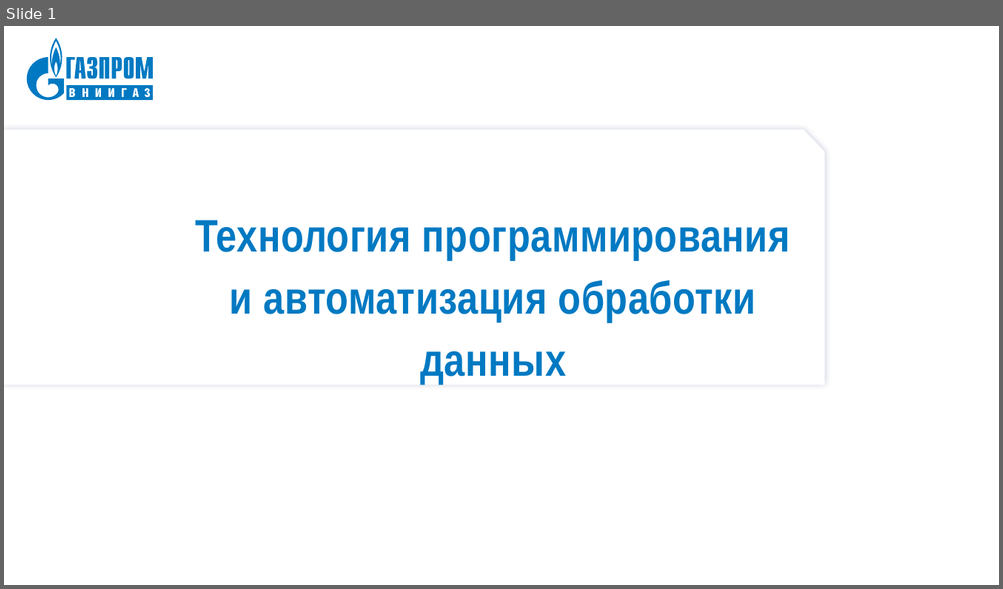
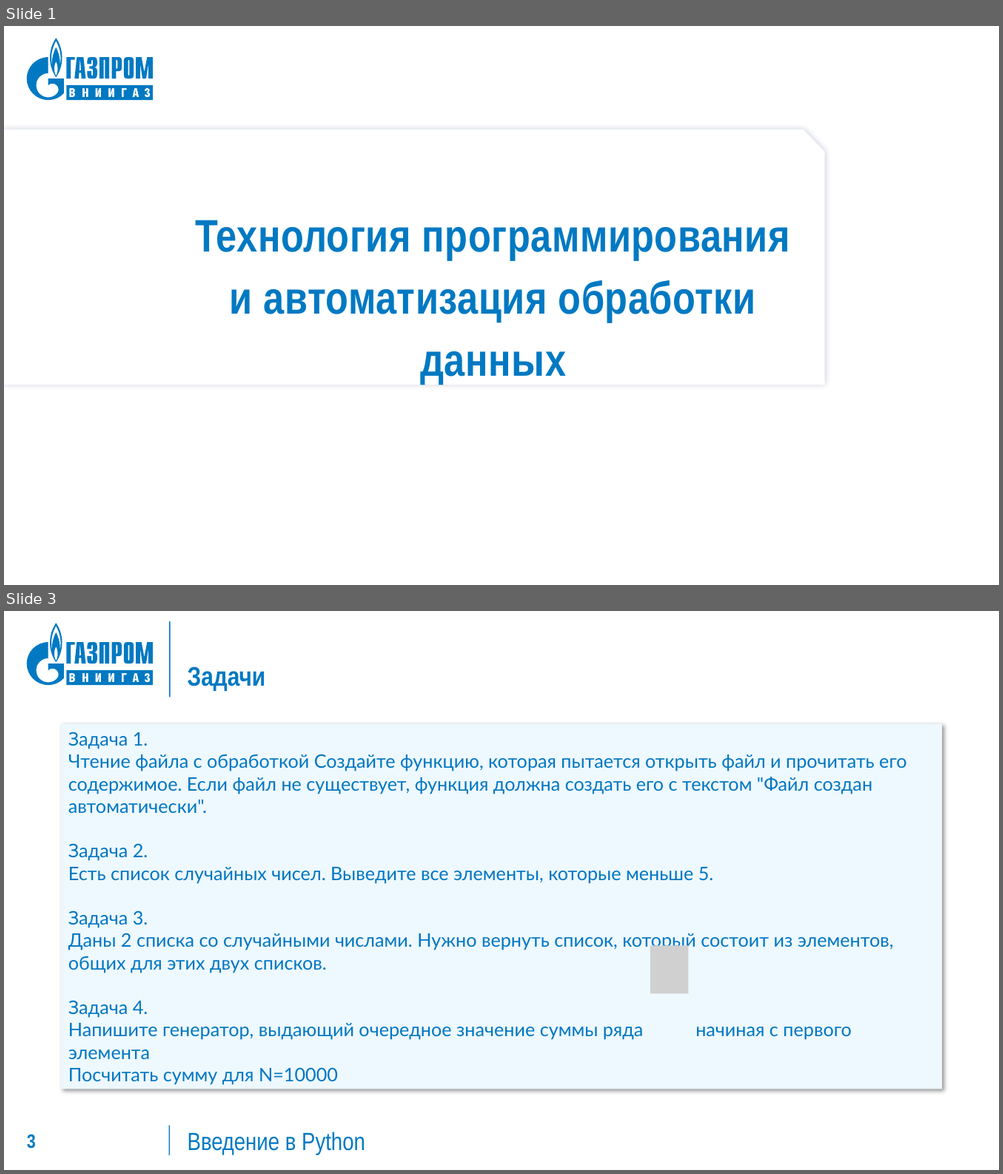
Before and after one commit to fryghts/Python_course, a slide deck: 15/15.pptx. Shown one above the other, each under a label of ours: slide 1 before the commit, slides 1 and 3 after it; the slides between them are not shown. The pictures are 1003x589 and 1003x1174 pixels, drawn with LibreOffice and Linux fonts; fonts in the diff are those of the drawing; grey boxes stand for pictures. Boxes give left, top, right and bottom in pixels: in the first picture for what was removed or moved away, otherwise in the second. Text is boxed around its words. In the diff, an @@ line names an element or a change of style, - is before the commit and + after.

```diff
--- a/15/15.pptx
+++ b/15/15.pptx
@@ slide 3 added at [4,611,999,1170], background #FFFFFF; not listed: 10 template elements that a slide beside it also shows @@
@@ line added from (170, 697) to (170, 621), #0079C2 1 pt @@
@@ title added at [188,667,266,691], 26 pt, text #0079C2, bold @@
+Задачи
@@ rectangle added at [61,723,941,1089], fill #EEF8FF, 18 pt, text #0077C2 @@
+Задача 1.
+Чтение файла с обработкой Создайте функцию, которая пытается открыть файл и прочитать его содержимое. Если файл не существует, функция должна создать его с текстом "Файл создан автоматически".
+Задача 2.
+Есть список случайных чисел. Выведите все элементы, которые меньше 5.
+Задача 3.
+Даны 2 списка со случайными числами. Нужно вернуть список, который состоит из элементов, общих для этих двух списков.
+Задача 4.
+Напишите генератор, выдающий очередное значение суммы ряда начиная с первого элемента
+Посчитать сумму для N=10000
@@ picture added at [650,946,688,994] @@
@@ page number added at [27,1134,36,1149], 18.7 pt, text #0079C2, bold @@
+3
@@ line added from (170, 1126) to (170, 1156), #0079C2 1 pt @@
@@ text added at [188,1132,365,1156], 24 pt, text #0079C2 @@
+Введение в Python
```
Also in this commit, not shown: 1 slide changed, 1 other slide added, 9 slides removed, 5 other files.
